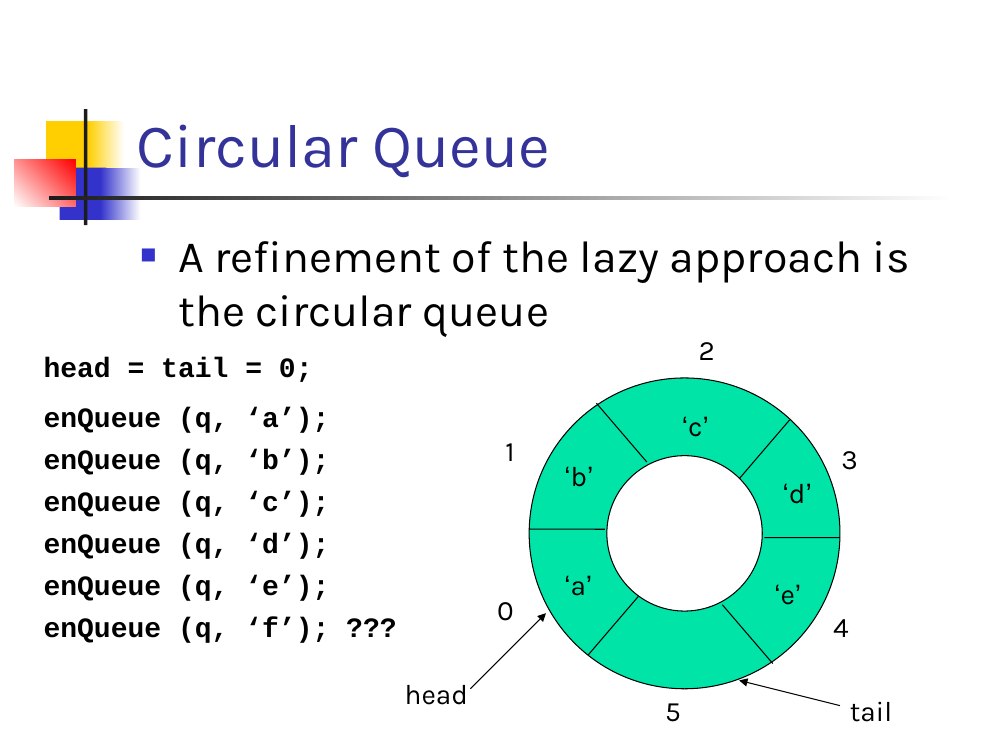
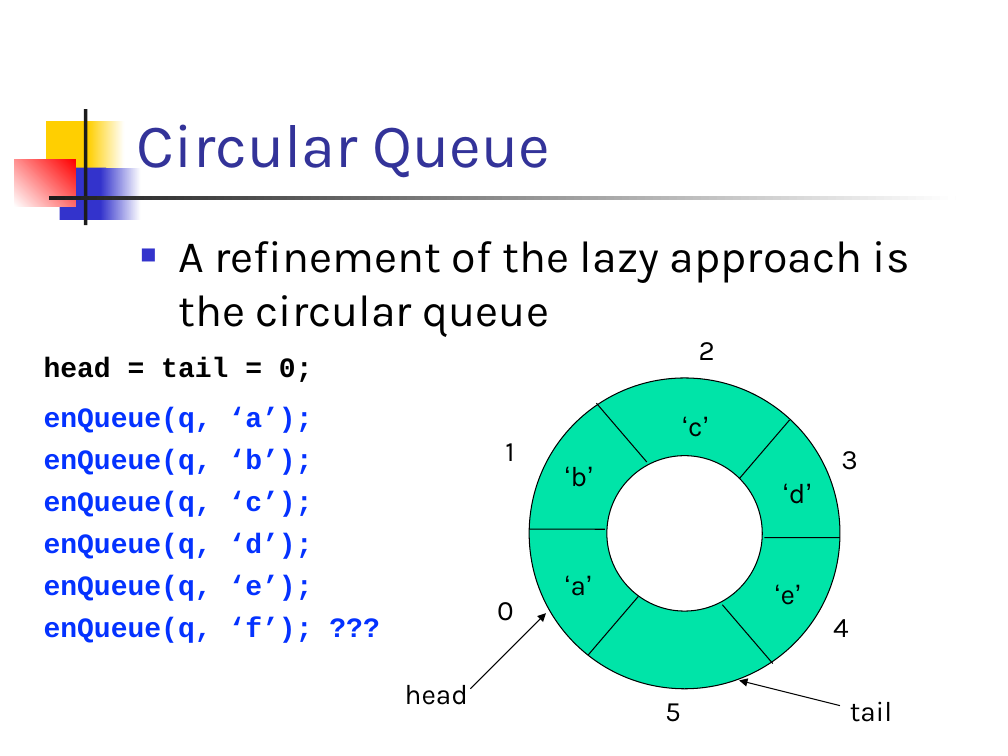
Before and after one commit to csslab-ustc/csslab-ustc.github.io, a slide deck: slide 21 of courses/sysprog/slides/lec16-queue.pptx. Drawn at 1008x756 pixels with LibreOffice and Linux fonts; fonts in the diff are those of the drawing. Boxes give left, top, right and bottom in pixels: in the first picture for what was removed or moved away, otherwise in the second. Text is boxed around its words. In the diff, an @@ line names an element or a change of style, - is before the commit and + after.

```diff
--- a/courses/sysprog/slides/lec16-queue.pptx
+++ b/courses/sysprog/slides/lec16-queue.pptx
@@ text at (x1=44, y1=407, x2=313, y2=433): text changed; text colour #000000 to #0432FF @@
-enQueue (q, ‘a’);
+enQueue(q, ‘a’);
@@ text at (x1=44, y1=449, x2=313, y2=475): text changed; text colour #000000 to #0432FF @@
-enQueue (q, ‘b’);
+enQueue(q, ‘b’);
@@ text at (x1=44, y1=491, x2=313, y2=517): text changed; text colour #000000 to #0432FF @@
-enQueue (q, ‘c’);
+enQueue(q, ‘c’);
@@ text at (x1=44, y1=533, x2=313, y2=559): text changed; text colour #000000 to #0432FF @@
-enQueue (q, ‘d’);
+enQueue(q, ‘d’);
@@ text at (x1=44, y1=575, x2=313, y2=601): text changed; text colour #000000 to #0432FF @@
-enQueue (q, ‘e’);
+enQueue(q, ‘e’);
@@ text at (x1=44, y1=617, x2=313, y2=643): text changed; text colour #000000 to #0432FF @@
-enQueue (q, ‘f’); ???
+enQueue(q, ‘f’); ???
```
Also in this commit, not shown: 23 other slides changed, 4 slides removed, 10 other files.
